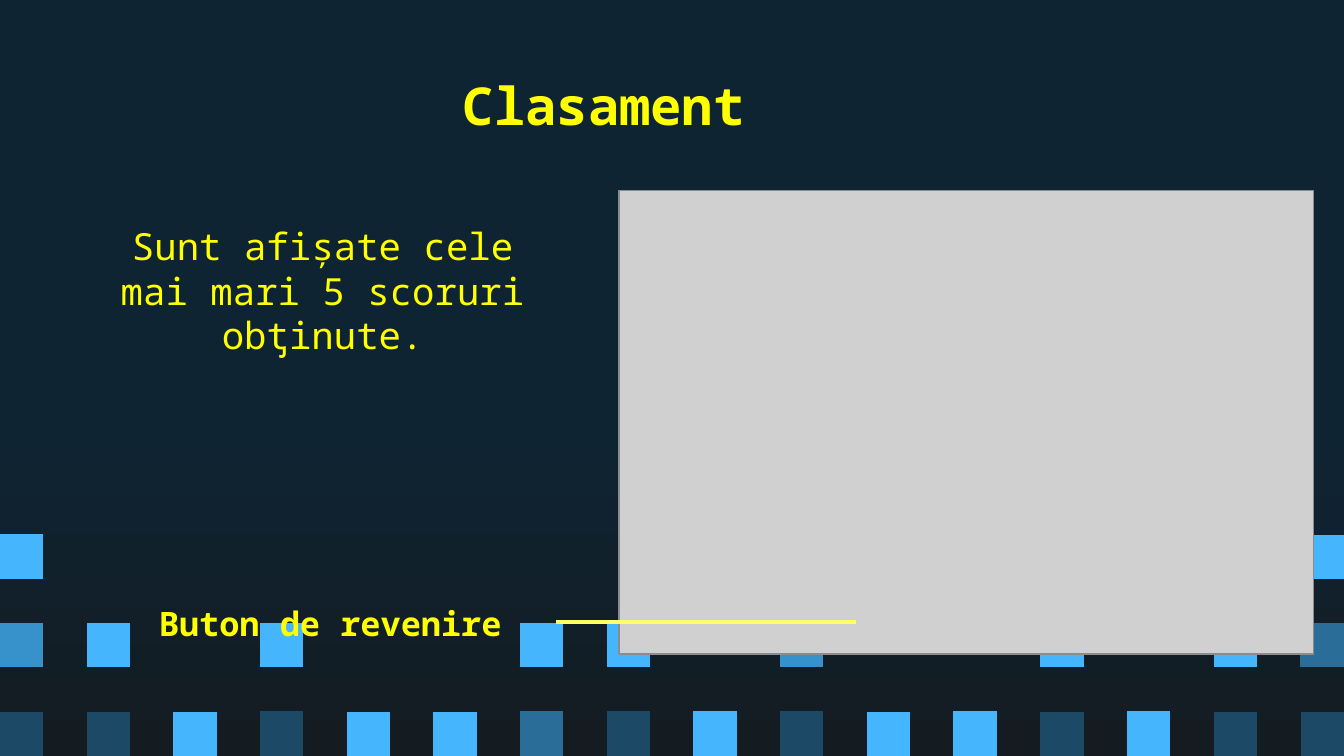
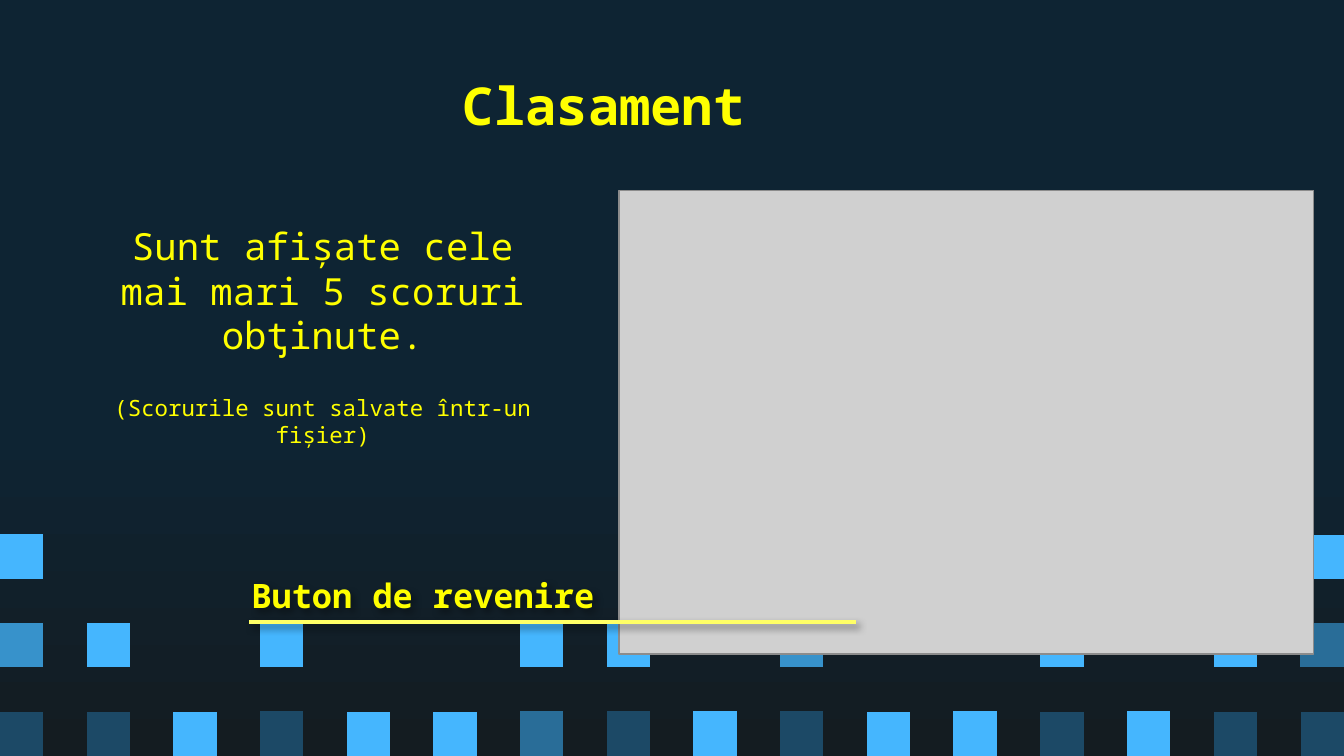
Before and after one commit to not-andrew/Python101_snake, a slide deck: slide 11 of Prezentare.pptx (slide 9 before the commit). Drawn at 1344x756 pixels with LibreOffice and Linux fonts; fonts in the diff are those of the drawing; grey boxes stand for pictures. Boxes give left, top, right and bottom in pixels: in the first picture for what was removed or moved away, otherwise in the second. Text is boxed around its words. In the diff, an @@ line names an element or a change of style, - is before the commit and + after.

```diff
--- a/Prezentare.pptx
+++ b/Prezentare.pptx
@@ text added at box(114, 399, 531, 448), 12 pt, text #FFFF00 @@
+(Scorurile sunt salvate într-un fișier)
@@ text "Buton de revenire" rewrapped from box(159, 604, 501, 645) to box(251, 582, 594, 609) @@
@@ line moved from (856, 622) - (556, 622) to (856, 622) - (249, 622) @@
```
Also in this commit, not shown: 2 other slides changed, 3 slides added, 2 slides removed, 1 other file.
